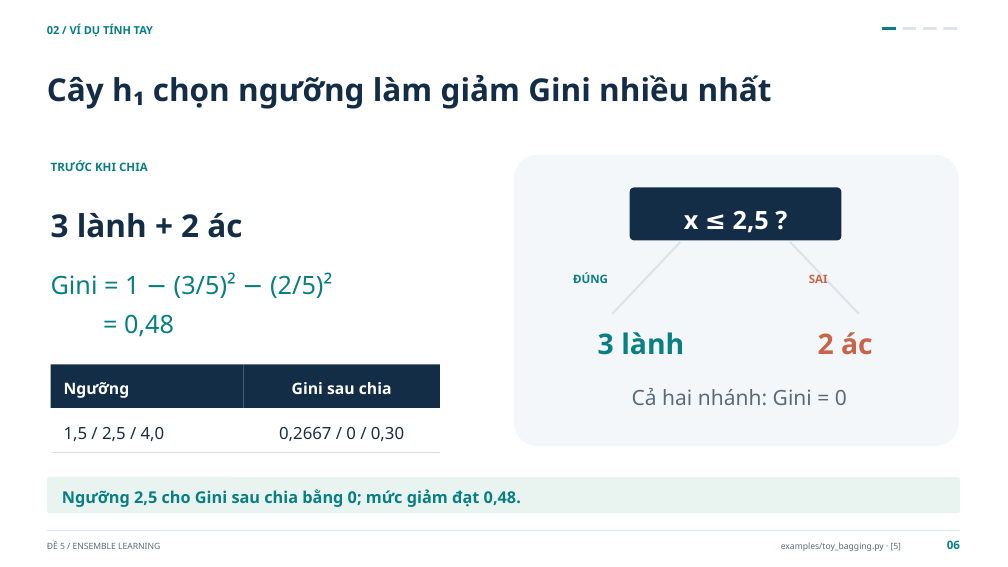
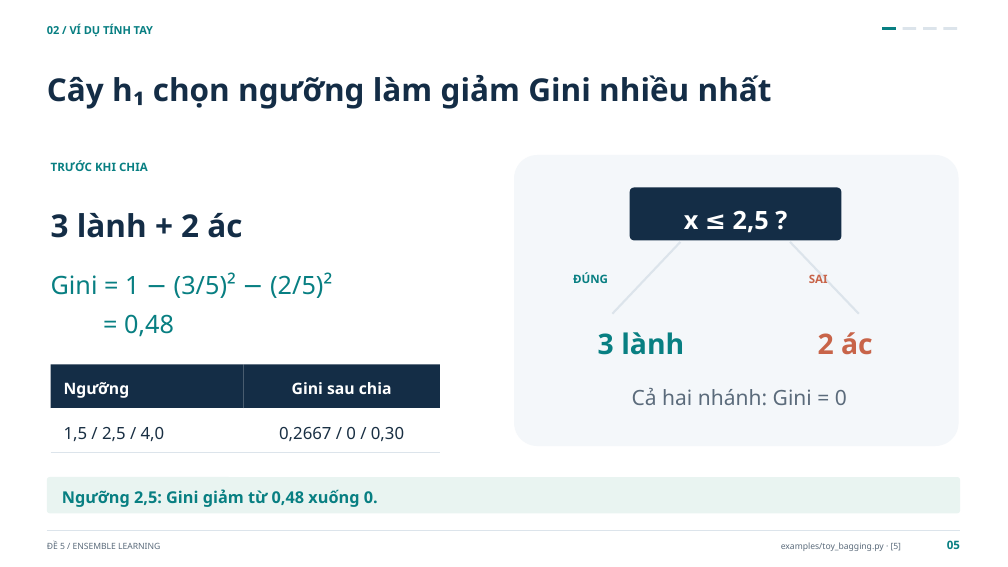
Before and after one commit to Huyngaongow/hocmaygk, a slide deck: slide 5 of De_5_Ensemble_Learning.pptx (slide 6 before the commit). Drawn at 1008x567 pixels with LibreOffice and Linux fonts; fonts in the diff are those of the drawing. Boxes give left, top, right and bottom in pixels: in the first picture for what was removed or moved away, otherwise in the second. Text is boxed around its words. In the diff, an @@ line names an element or a change of style, - is before the commit and + after.

```diff
--- a/De_5_Ensemble_Learning.pptx
+++ b/De_5_Ensemble_Learning.pptx
@@ text at (x1=62, y1=489, x2=378, y2=507): text changed @@
-Ngưỡng 2,5 cho Gini sau chia bằng 0; mức giảm đạt 0,48.
+Ngưỡng 2,5: Gini giảm từ 0,48 xuống 0.
```
Also in this commit, not shown: 22 other slides changed, 4 slides removed, 7 other files.
